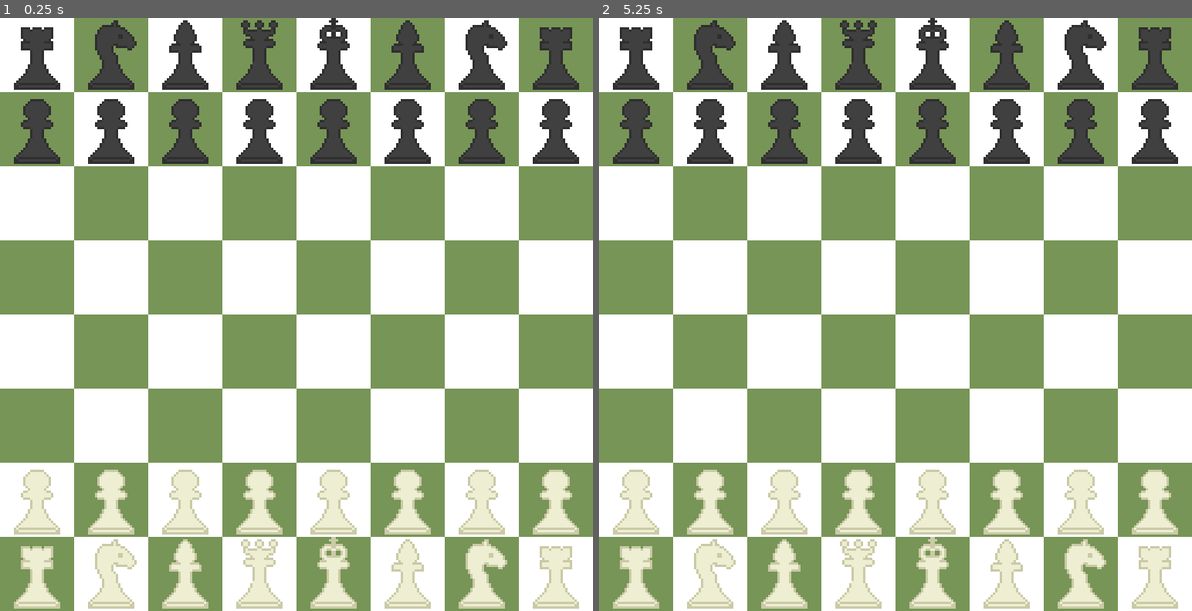
Above: before the commit, frames 1-2 (left to right).
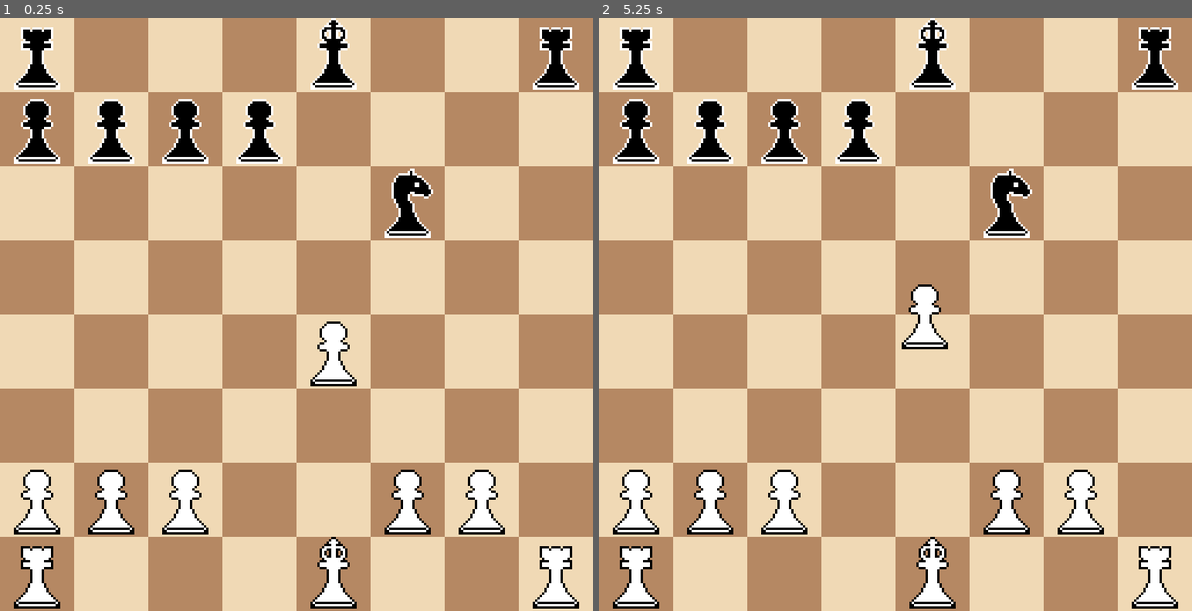
Above: after the commit, the same moments.

Repository: rafliko/GDChess
Game: Godot game, scene res://scenes/main.tscn
Same seed, same stepped clock (60 frames per second), same inputs: the game is played once before the commit and once after it.
Inputs (mouse positions are in pixels of both pictures, inside the frame that each line leads up to):
- Up to frame 1 (0.25 s): no input
- Up to frame 2 (5.25 s): tap Enter at 0.5, 2, 3.5 s; move the mouse to (1025, 284) at 0.52 s; click (1025, 284) at 0.67 s; tap Space at 1.25, 2.75, 4.25 s; move the mouse to (776, 344) at 1.27 s; click (776, 344) at 1.42 s; move the mouse to (954, 184) at 2.02 s; click (954, 184) at 2.17 s; move the mouse to (865, 433) at 2.77 s; click (865, 433) at 2.92 s; move the mouse to (1073, 403) at 3.52 s; click (1073, 403) at 3.67 s; move the mouse to (717, 225) at 4.27 s; click (717, 225) at 4.42 s; move the mouse to (925, 314) at 5.02 s; click (925, 314) at 5.17 s

The runs differ from the first frame. In frame 1, 100% of the frame differs, in the area x 0-100%, y 0-100%; in frame 2, 100%.

Commit message:
modified textures and implemented castling

Diff:
--- a/Global.gd
+++ b/Global.gd
@@ -1,19 +1,24 @@
 extends Node
 
 var board = [
-	['r','n','b','q','k','b','n','r'],
-	['p','p','p','p','p','p','p','p'],
+	['r','0','0','0','k','0','0','r'],
+	['p','p','p','p','0','0','0','0'],
+	['0','0','0','0','0','n','0','0'],
 	['0','0','0','0','0','0','0','0'],
+	['0','0','0','0','P','0','0','0'],
 	['0','0','0','0','0','0','0','0'],
-	['0','0','0','0','0','0','0','0'],
-	['0','0','0','0','0','0','0','0'],
-	['P','P','P','P','P','P','P','P'],
-	['R','N','B','Q','K','B','N','R'],
+	['P','P','P','0','0','P','P','0'],
+	['R','0','0','0','K','0','0','R'],
 ]
 
 var unit = 96
 
 var turn = 'w'
+
+var Kcastling = true
+var Qcastling = true
+var kcastling = true
+var qcastling = true
 
 func isUpperCase(char):
 	if char >= 'A' and char <= 'Z': return true
@@ -35,7 +40,14 @@
 			emptycount = 0
 		if y<7: fenstring+='/'
 
-	fenstring += ' '+turn+' - - 0 1'
+	var castling = ''
+	if Kcastling: castling+='K'
+	if Qcastling: castling+='Q'
+	if kcastling: castling+='k'
+	if qcastling: castling+='q'
+	if not Kcastling and not Qcastling and not kcastling and not qcastling:
+		castling+='-'
+	fenstring += ' '+turn+' '+castling+' - 0 1'
 
 	return fenstring
 
--- a/project.godot
+++ b/project.godot
@@ -13,7 +13,7 @@
 config/name="GDChess"
 run/main_scene="res://scenes/main.tscn"
 config/features=PackedStringArray("4.1", "Forward Plus")
-config/icon="res://textures/white/K.png"
+config/icon="res://textures/white/P.png"
 
 [autoload]
 
--- a/scenes/piece.gd
+++ b/scenes/piece.gd
@@ -15,6 +15,7 @@
 		position = get_viewport().get_mouse_position()-Vector2(Global.unit/2,Global.unit/2)
 
 func _on_request_completed(result, response_code, headers, body):
+	#stockfish move
 	var json = JSON.parse_string(body.get_string_from_utf8())
 	if(json["data"].substr(0,8) != 'bestmove'): return
 	print(json["data"].substr(9,4))
@@ -28,6 +29,27 @@
 				c.value = 'q'
 				Global.board[c.pos.y][c.pos.x] = c.value
 				c.get_node("Sprite2D").texture = load("res://textures/black/"+c.value+".png")
+			if c.value == 'k' and newpos.x - prevpos.x == 2: #castling kingside
+				Global.kcastling = false
+				Global.qcastling = false
+				Global.board[0][7] = '0'
+				Global.board[0][newpos.x-1] = 'r'
+				for c2 in get_node("..").get_children():
+					if c2.pos.x == 7 and c2.pos.y == 0:
+						c2.pos.x = newpos.x-1
+						c2.position = Vector2(c2.pos.x*Global.unit, c2.pos.y*Global.unit)
+			if c.value == 'k' and newpos.x - prevpos.x == -2: #castling queenside
+				Global.kcastling = false
+				Global.qcastling = false
+				Global.board[0][0] = '0'
+				Global.board[0][newpos.x+1] = 'r'
+				for c2 in get_node("..").get_children():
+					if c2.pos.x == 0 and c2.pos.y == 0:
+						c2.pos.x = newpos.x+1
+						c2.position = Vector2(c2.pos.x*Global.unit, c2.pos.y*Global.unit)
+			if c.value == 'r' and prevpos.x == 0: Global.qcastling = false
+			elif c.value == 'r' and prevpos.x == 7: Global.kcastling = false
+
 			c.position = Vector2(c.pos.x*Global.unit, c.pos.y*Global.unit)
 		elif c.pos.x == newpos.x and c.pos.y == newpos.y:
 			c.queue_free()
@@ -202,6 +224,12 @@
 			var x = newpos.x
 			for y in range(prevpos.y+1,newpos.y):
 				if(Global.board[y][x]!='0'): return false
+
+		#castling
+		if prevpos.x == 7 and prevpos.y==7:
+			Global.Kcastling = false
+		elif prevpos.x == 0 and prevpos.y==7:
+			Global.Qcastling = false
 	elif value=='B':
 		if abs(newpos.x-prevpos.x)!=abs(newpos.y-prevpos.y):
 			return false
@@ -226,8 +254,37 @@
 			not (abs(newpos.x - prevpos.x) == 1 and abs(newpos.y - prevpos.y) == 2)):
 			return false
 	elif value=='K':
+		#castling
+		if (Global.Kcastling and newpos.x - prevpos.x == 2 and
+			Global.board[newpos.y][newpos.x-1]=='0' and
+			Global.board[newpos.y][newpos.x]=='0'):
+			Global.Kcastling = false
+			Global.Qcastling = false
+			Global.board[7][7] = '0'
+			Global.board[7][newpos.x-1] = 'R'
+			for c in get_node("..").get_children():
+				if c.pos.x == 7 and c.pos.y == 7:
+					c.pos.x = newpos.x-1
+					c.position = Vector2(c.pos.x*Global.unit, c.pos.y*Global.unit)
+			return true
+		if (Global.Qcastling and newpos.x - prevpos.x == -2 and
+			Global.board[newpos.y][newpos.x+1]=='0' and
+			Global.board[newpos.y][newpos.x]=='0'):
+			Global.Kcastling = false
+			Global.Qcastling = false
+			Global.board[7][0] = '0'
+			Global.board[7][newpos.x+1] = 'R'
+			for c in get_node("..").get_children():
+				if c.pos.x == 0 and c.pos.y == 7:
+					c.pos.x = newpos.x+1
+					c.position = Vector2(c.pos.x*Global.unit, c.pos.y*Global.unit)
+			return true
+
 		if abs(newpos.x - prevpos.x) > 1 or abs(newpos.y - prevpos.y) > 1:
 			return false
+		else:
+			Global.Kcastling = false
+			Global.Qcastling = false
 	elif value=='Q':
 		if (newpos.x!=prevpos.x and newpos.y!=prevpos.y) and abs(newpos.x-prevpos.x)!=abs(newpos.y-prevpos.y):
 			return false
--- a/scenes/piece.tscn
+++ b/scenes/piece.tscn
@@ -1,14 +1,14 @@
 [gd_scene load_steps=4 format=3 uid="uid://ynxnnpnol1iu"]
 
 [ext_resource type="Script" path="res://scenes/piece.gd" id="1_chb83"]
-[ext_resource type="Texture2D" uid="uid://gtho1u0rkr01" path="res://textures/black/p.png" id="2_kfbv7"]
+[ext_resource type="Texture2D" uid="uid://gtho1u0rkr01" path="res://textures/black_old/p.png" id="2_4xmme"]
 [ext_resource type="AudioStream" uid="uid://bvo3br3p2dfjr" path="res://sounds/move-self.mp3" id="3_0ojom"]
 
 [node name="piece" type="Node2D"]
 script = ExtResource("1_chb83")
 
 [node name="Sprite2D" type="Sprite2D" parent="."]
-texture = ExtResource("2_kfbv7")
+texture = ExtResource("2_4xmme")
 centered = false
 
 [node name="HTTPRequest" type="HTTPRequest" parent="."]
Binary file changed: textures/black/b.png
Not shown, changed: textures/black/b.png.import
Binary file changed: textures/black/k.png
Not shown, changed: textures/black/k.png.import
Binary file changed: textures/black/n.png
Not shown, changed: textures/black/n.png.import
Binary file changed: textures/black/p.png
Not shown, changed: textures/black/p.png.import
Binary file changed: textures/black/q.png
Not shown, changed: textures/black/q.png.import
Binary file changed: textures/black/r.png
Not shown, changed: textures/black/r.png.import
(and 36 more such lines)
